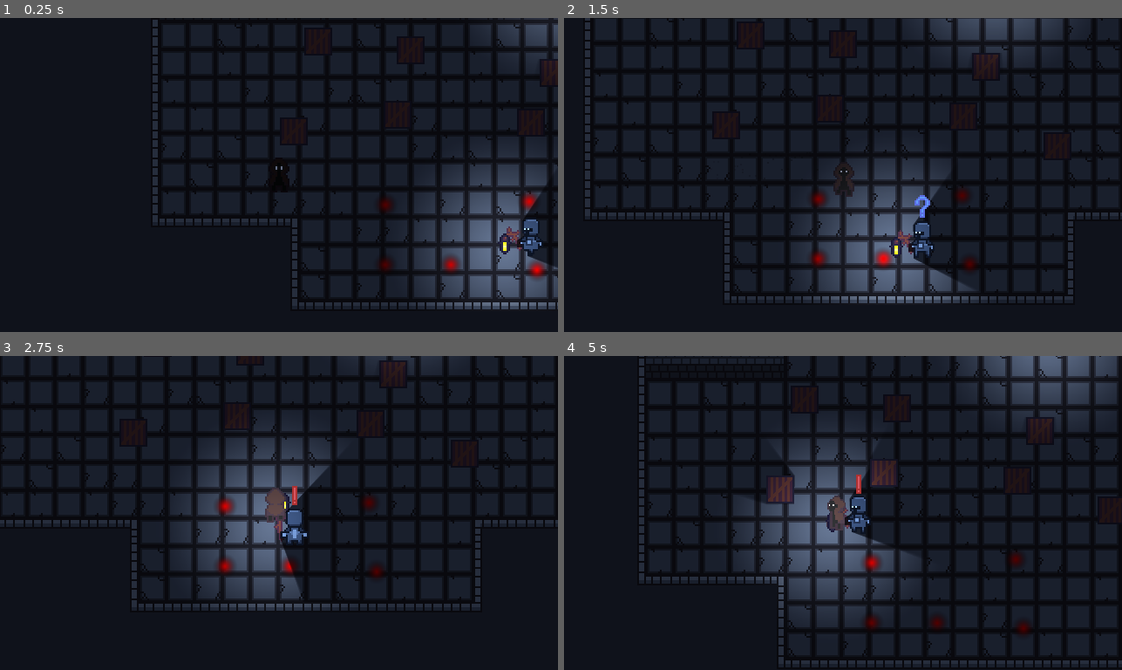
Above: before the commit, frames 1-4 (two rows, left to right).
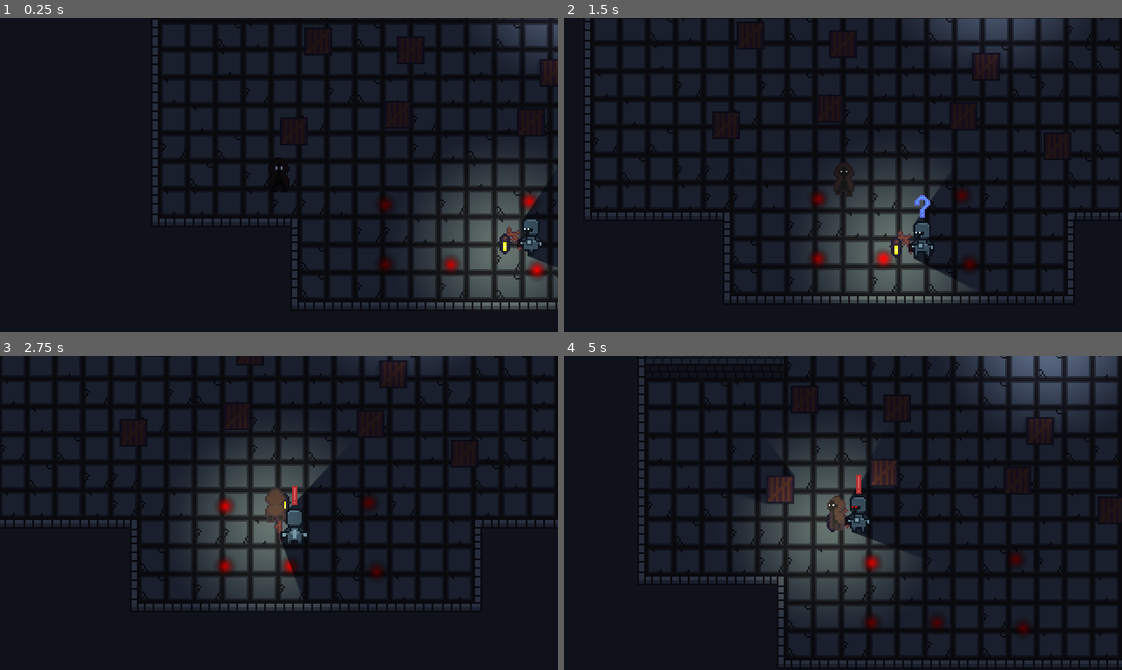
Above: after the commit, the same moments.

Repository: Pokehunter88/Snuffwick
Game: Godot game, scene res://Scenes/test_scene.tscn
The game is run twice, just before and just after one commit, with the same random seed, the same clock (stepped at 60 frames per second) and the same inputs.
Inputs:
- Up to frame 1 (0.25 s): no input
- Up to frame 2 (1.5 s): hold D (move_right) 0.53-1.28 s; tap Shift (dash) at 0.6 s; hold S (move_down) from 1.28 s (still down); tap E (interact) at 1.35 s
- Up to frame 3 (2.75 s): release S (move_down) at 2.03 s; hold D (move_right) from 2.03 s (still down); tap Shift (dash) at 2.1 s
- Up to frame 4 (5 s): release D (move_right) at 2.78 s; hold W (move_up) 2.78-3.53 s; tap E (interact) at 2.85, 4.35 s; hold A (move_left) from 3.53 s (still down); tap Shift (dash) at 3.6 s

The runs differ from the first frame. In frame 1, 1.5% of the frame differs, in the area x 82-98%, y 58-92%; in frame 2, 1.6%, in the area x 51-67%, y 59-90%; in frame 3, 1.2%; in frame 4, 1.6%.

Commit message:
made guards eyes change color when alert

Diff:
--- a/scenes/guard.tscn
+++ b/scenes/guard.tscn
@@ -2,6 +2,7 @@
 
 [ext_resource type="Texture2D" uid="uid://cwgeyiw862xvq" path="res://textures/guard.png" id="1_ci2qi"]
 [ext_resource type="Script" uid="uid://bam147w5d1dd2" path="res://scripts/guard.gd" id="2_k0dx2"]
+[ext_resource type="Shader" uid="uid://d063g62jl6pkl" path="res://shaders/guard.gdshader" id="2_ywdc2"]
 [ext_resource type="Script" uid="uid://b4wcqmyi3b0ub" path="res://scripts/guard_sprite.gd" id="3_gn8tx"]
 [ext_resource type="PackedScene" uid="uid://c10jfkyblblf5" path="res://scenes/main_light.tscn" id="4_gn8tx"]
 [ext_resource type="Texture2D" uid="uid://qgrel2rlks23" path="res://textures/stick_lantern.png" id="5_gn8tx"]
@@ -11,6 +12,11 @@
 radius = 8.0
 height = 21.0
 
+[sub_resource type="ShaderMaterial" id="ShaderMaterial_c4sgu"]
+shader = ExtResource("2_ywdc2")
+shader_parameter/eye_color = Color(1, 0, 0, 1)
+shader_parameter/amount = 0.0
+
 [sub_resource type="AtlasTexture" id="AtlasTexture_ywdc2"]
 atlas = ExtResource("1_ci2qi")
 region = Rect2(38, 0, 38, 22)
@@ -438,6 +444,7 @@
 [node name="Guard" type="CharacterBody2D" unique_id=1340063206]
 collision_layer = 4
 script = ExtResource("2_k0dx2")
+alert_color = Color(1, 0.59000003, 0.59000003, 1)
 
 [node name="CollisionShape2D" type="CollisionShape2D" parent="." unique_id=2049814605]
 position = Vector2(0, 1)
@@ -446,6 +453,7 @@
 
 [node name="GuardSprite" type="AnimatedSprite2D" parent="." unique_id=407738538]
 light_mask = 2
+material = SubResource("ShaderMaterial_c4sgu")
 scale = Vector2(2, 2)
 sprite_frames = SubResource("SpriteFrames_bcvot")
 animation = &"right_walk"
@@ -464,10 +472,12 @@
 [node name="MainLight" parent="GuardSprite" unique_id=132259717 instance=ExtResource("4_gn8tx")]
 position = Vector2(7, 20)
 scale = Vector2(0.5, 0.5)
+color = Color(1, 0.9708333, 0.65, 1)
 is_object = false
 can_disable = false
 
 [node name="StateSprite" type="AnimatedSprite2D" parent="GuardSprite" unique_id=668910855]
+z_index = 2
 material = SubResource("CanvasItemMaterial_qs8vo")
 position = Vector2(0, -18.5)
 sprite_frames = SubResource("SpriteFrames_d6jv3")
--- a/scripts/guard.gd
+++ b/scripts/guard.gd
@@ -4,6 +4,9 @@
 @onready var lantern_sprite: AnimatedSprite2D = $GuardSprite/StickLantern
 @onready var state_sprite: AnimatedSprite2D = $GuardSprite/StateSprite
 @onready var player: CharacterBody2D = %Player
+@onready var shader := $GuardSprite.material as ShaderMaterial
+
+@onready var default_color: Color = $GuardSprite/MainLight.color
 
 @export var markers: Array[Marker2D] = []
 
@@ -14,6 +17,10 @@
 
 @export var suspicious_length: float = 1.0
 @export var suspicious_linger_length: float = 3.0
+
+@export var alert_color: Color = Color.RED
+
+var current_color: Color = default_color
 
 var marker_index: int = 0
 
@@ -35,6 +42,7 @@
 
 func _ready() -> void:
 	state_sprite.play("none")
+	shader.set_shader_parameter("amount", 0.0)
 
 func _physics_process(delta: float) -> void:
 	var move_dir = Vector2.ZERO
@@ -107,6 +115,7 @@
 				else:
 					_change_state(State.PATROL)
 
+
 func _change_state(new_state: State):
 	if new_state == State.PATROL:
 		state_sprite.play("none")
@@ -125,9 +134,23 @@
 	elif new_state == State.ALERT:
 		state_sprite.play("alert")
 
+		#current_color = alert_color
+		#var tween = create_tween()
+		#tween.tween_property($GuardSprite/MainLight, "color", current_color, 0.25)
+		#tween = create_tween()
+		#tween.tween_property($GuardSprite/MainLight/ObjectLight, "color", current_color, 0.25)
+
+		shader.set_shader_parameter("amount", 1.0)
+
 	if new_state != State.SUSPICIOUS:
 		sprite.speed_scale = 1.0
 		lantern_sprite.speed_scale = 1.0
+	if new_state != State.ALERT and current_color != default_color:
+		current_color = default_color
+		var tween = create_tween()
+		tween.tween_property($GuardSprite/MainLight, "color", current_color, 0.5)
+		tween = create_tween()
+		tween.tween_property($GuardSprite/MainLight/ObjectLight, "color", current_color, 0.5)
 
 	state_sprite.modulate = Color(1, 1, 1, 1)
 	state = new_state
--- a/scripts/light.gd
+++ b/scripts/light.gd
@@ -5,6 +5,9 @@
 @export var alert_radius: float = 80.0
 @export var is_object: bool = true
 @export var can_disable: bool = true
+
+func _ready() -> void:
+	$ObjectLight.color = color
 
 func enable():
 	enabled = true
--- a/scripts/player.gd
+++ b/scripts/player.gd
@@ -33,6 +33,8 @@
 
 func _ready() -> void:
 	player_sprite.play("down_idle")
+	shader.set_shader_parameter("light_amount", 0.3)
+	shader.set_shader_parameter("squint", false)
 
 func _process(_delta: float) -> void:
 	if Input.is_action_just_pressed("quit"):
--- /dev/null
+++ b/shaders/guard.gdshader
@@ -0,0 +1,21 @@
+shader_type canvas_item;
+
+uniform vec3 eye_color : source_color = vec3(1, 0, 0);
+uniform float amount : hint_range(0.0, 1.0) = 0.0;
+
+const float threshold = 0.5;
+
+bool is_white(vec4 c) {
+    return c.a > 0.5 && c.r > threshold && c.g > threshold && c.b > threshold;
+}
+
+void fragment() {
+    vec4 c = texture(TEXTURE, UV);
+    vec2 px = TEXTURE_PIXEL_SIZE;
+
+	if (is_white(c)) {
+    	c.rgb = mix(c.rgb, eye_color, amount);
+	}
+
+    COLOR = c;
+}
Not shown, added: shaders/guard.gdshader.uid
